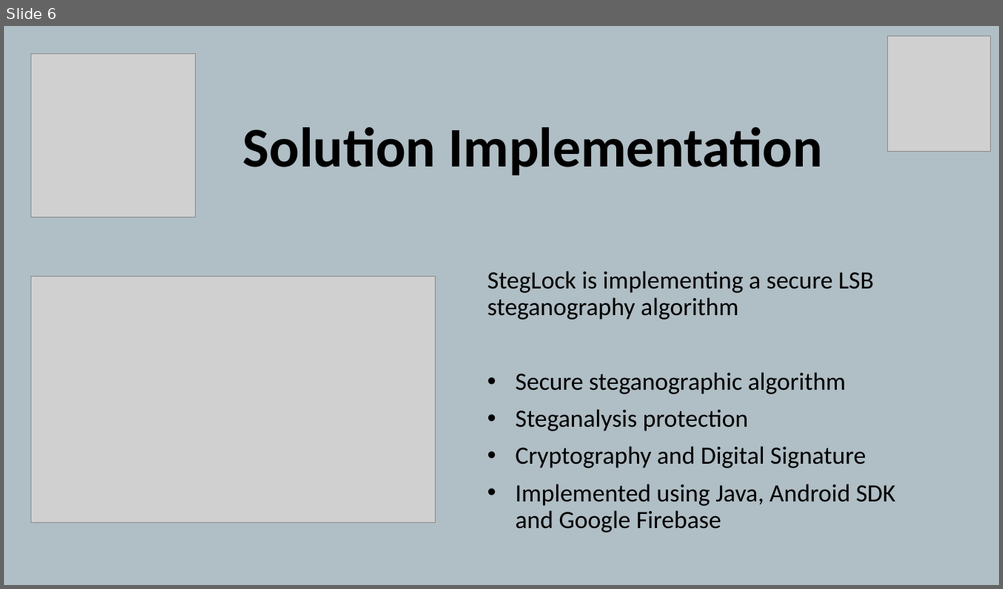
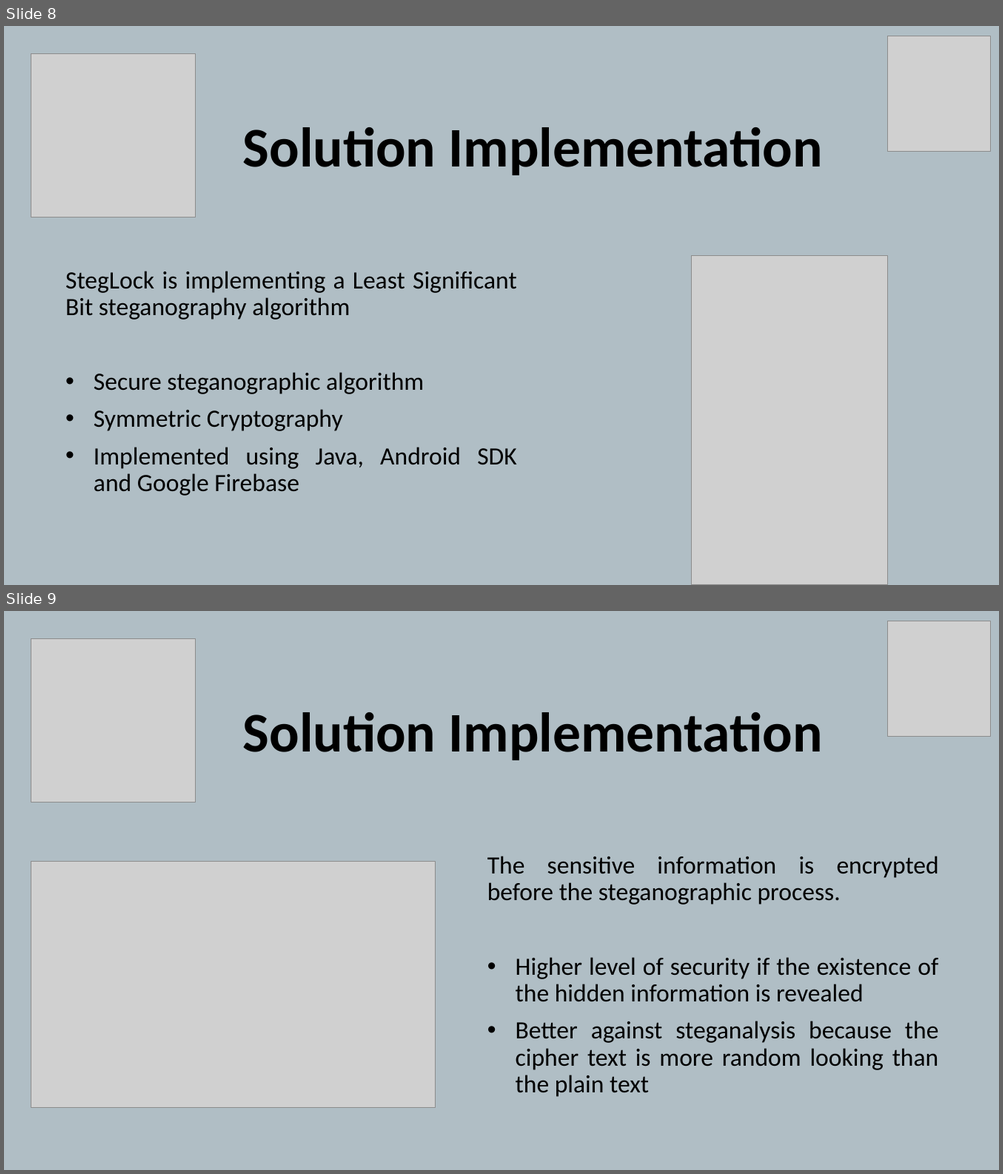
Before and after one commit to rraduionescu/DissertationPaper, a slide deck: 1_DissertationPaper/8_DISSERTATION_THESIS_Ionescu_Radu_Stefan_PRESENTATION.pptx. Shown one above the other, each under a label of ours: slide 6 before the commit, slides 8 and 9 after it. The pictures are 1003x589 and 1003x1174 pixels, drawn with LibreOffice and Linux fonts; fonts in the diff are those of the drawing; grey boxes stand for pictures. Boxes give left, top, right and bottom in pixels: in the first picture for what was removed or moved away, otherwise in the second. Text is boxed around its words. In the diff, an @@ line names an element or a change of style, - is before the commit and + after.

Commit message:
StegLock - DONE

```diff
--- a/1_DissertationPaper/8_DISSERTATION_THESIS_Ionescu_Radu_Stefan_PRESENTATION.pptx
+++ b/1_DissertationPaper/8_DISSERTATION_THESIS_Ionescu_Radu_Stefan_PRESENTATION.pptx
@@ slide 9 added at [4, 611, 999, 1170], background #B0BEC5 @@
@@ picture added at [888, 621, 990, 736] @@
@@ picture added at [31, 638, 195, 803] @@
@@ title added at [243, 712, 822, 760], 54 pt, text #000000, bold @@
+Solution Implementation
@@ picture added at [31, 862, 435, 1109] @@
@@ subtitle added at [487, 856, 939, 1097], 24 pt, text #000000 @@
+The sensitive information is encrypted before the steganographic process.
+• Higher level of security if the existence of the hidden information is revealed
+• Better against steganalysis because the cipher text is more random looking than the plain text
@@ what was slide 6 is now slide 8 @@
@@ slide 8 changed as well @@
@@ subtitle "StegLock is implementing a Least ...": place and size @@
-subtitle "StegLock is implementing a Least ..." at [487, 271, 896, 533]
+subtitle "StegLock is implementing a Least ..." at [65, 271, 517, 496]
@@ picture added at [691, 256, 887, 585] @@
@@ picture removed at [31, 277, 435, 524] @@
@@ subtitle at [65, 271, 517, 320]: text changed @@
-StegLock is implementing a secure LSB steganography algorithm
+StegLock is implementing a Least Significant Bit steganography algorithm
@@ subtitle at [94, 372, 517, 496]: alignment left to justified @@
@@ subtitle at [94, 409, 343, 432]: text changed @@
-• Steganalysis protection
-• Cryptography and Digital Signature
+• Symmetric Cryptography
```
Also in this commit, not shown: 6 other slides changed, 4 other slides added, 4 other files.
